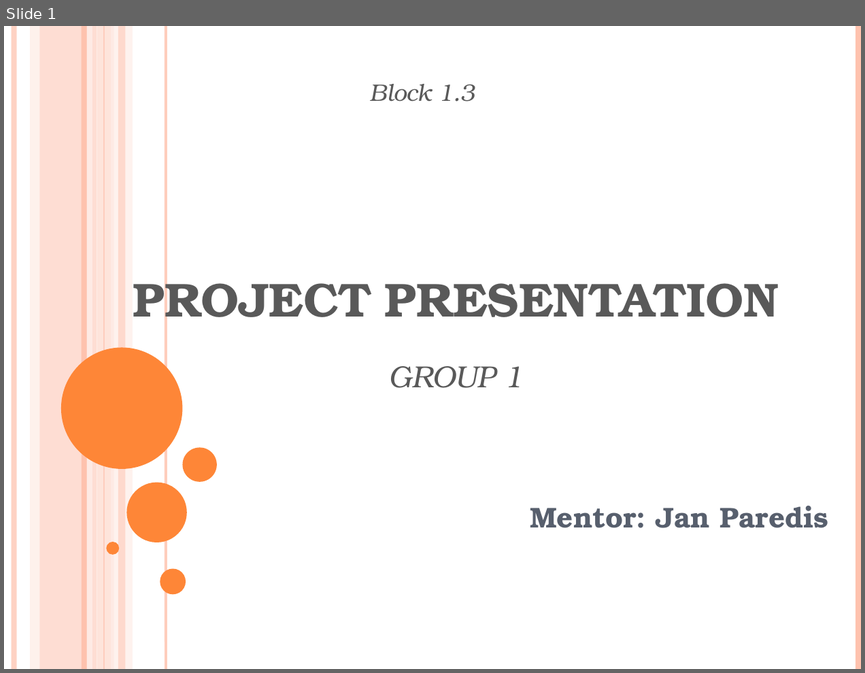
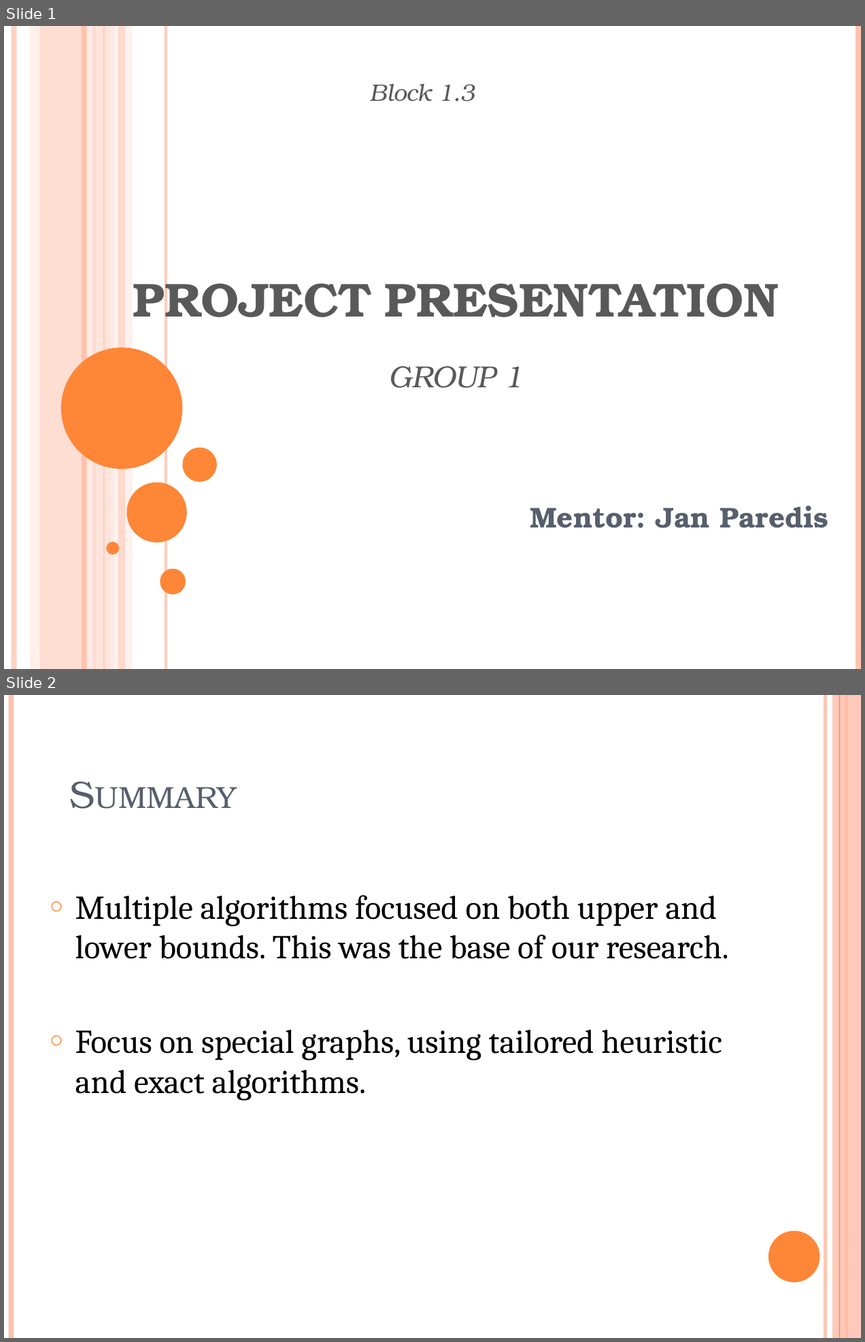
Before and after one commit to manhddftu/Project1.1-Phase3, a slide deck: pres3.pptx. Shown one above the other, each under a label of ours: slide 1 before the commit, slides 1 and 2 after it. The pictures are 865x673 and 865x1342 pixels, drawn with LibreOffice and Linux fonts; fonts in the diff are those of the drawing. Boxes give left, top, right and bottom in pixels: in the first picture for what was removed or moved away, otherwise in the second. Text is boxed around its words. In the diff, an @@ line names an element or a change of style, - is before the commit and + after.

```diff
--- a/pres3.pptx
+++ b/pres3.pptx
@@ slide 2 added at [4,695,861,1338], background #FFFFFF @@
@@ line added from (11, 695) to (11, 1338), #FEC3AE 4.5 pt @@
@@ line added from (825, 695) to (825, 1338), #FEC3AE 3 pt @@
@@ rectangle added at [832,695,861,1338], fill #FEC3AE at 87% opacity @@
@@ line added from (839, 695) to (839, 1338), #FE8637 0.75 pt @@
@@ line added from (847, 695) to (847, 1338), #FE8637 1.5 pt @@
@@ title added at [61,726,741,819], 32 pt, text #575F6D, small capitals @@
+Summary
@@ text added at [75,895,729,1100], 28 pt, text #000000 @@
+○ Multiple algorithms focused on both upper and lower bounds. This was the base of our research.
+○ Focus on special graphs, using tailored heuristic and exact algorithms.
@@ ellipse added at [768,1231,820,1282], fill #FE8637 @@
```
Also in this commit, not shown: 5 slides changed, 3 other slides added, 4 slides removed.
